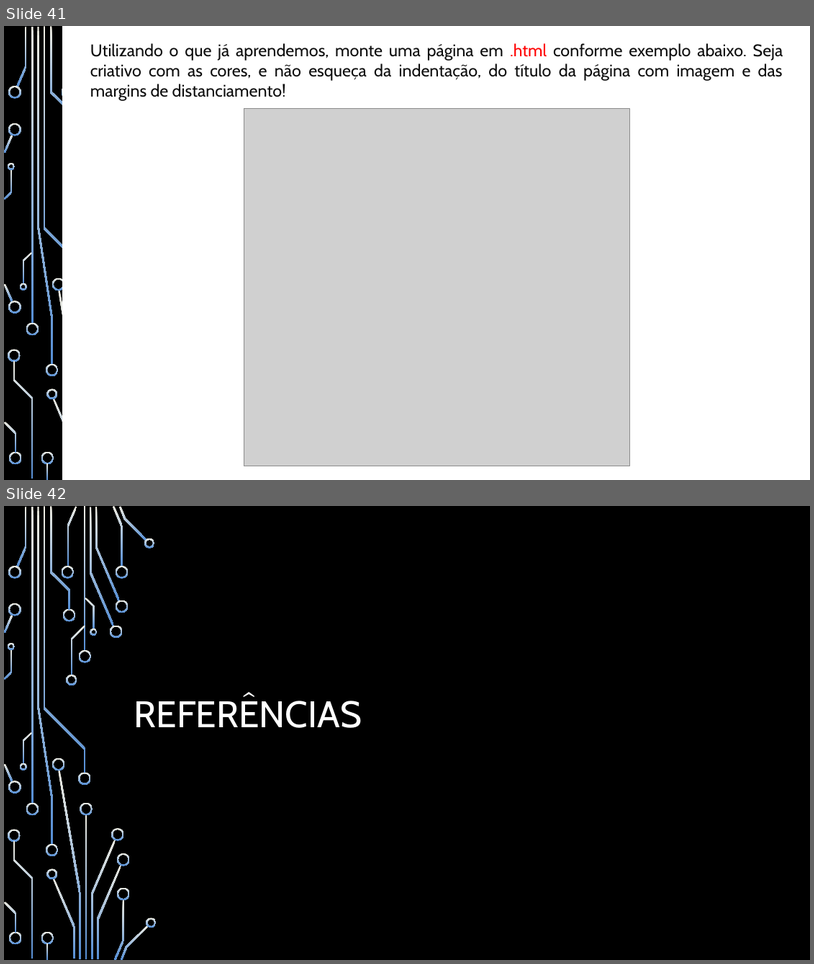
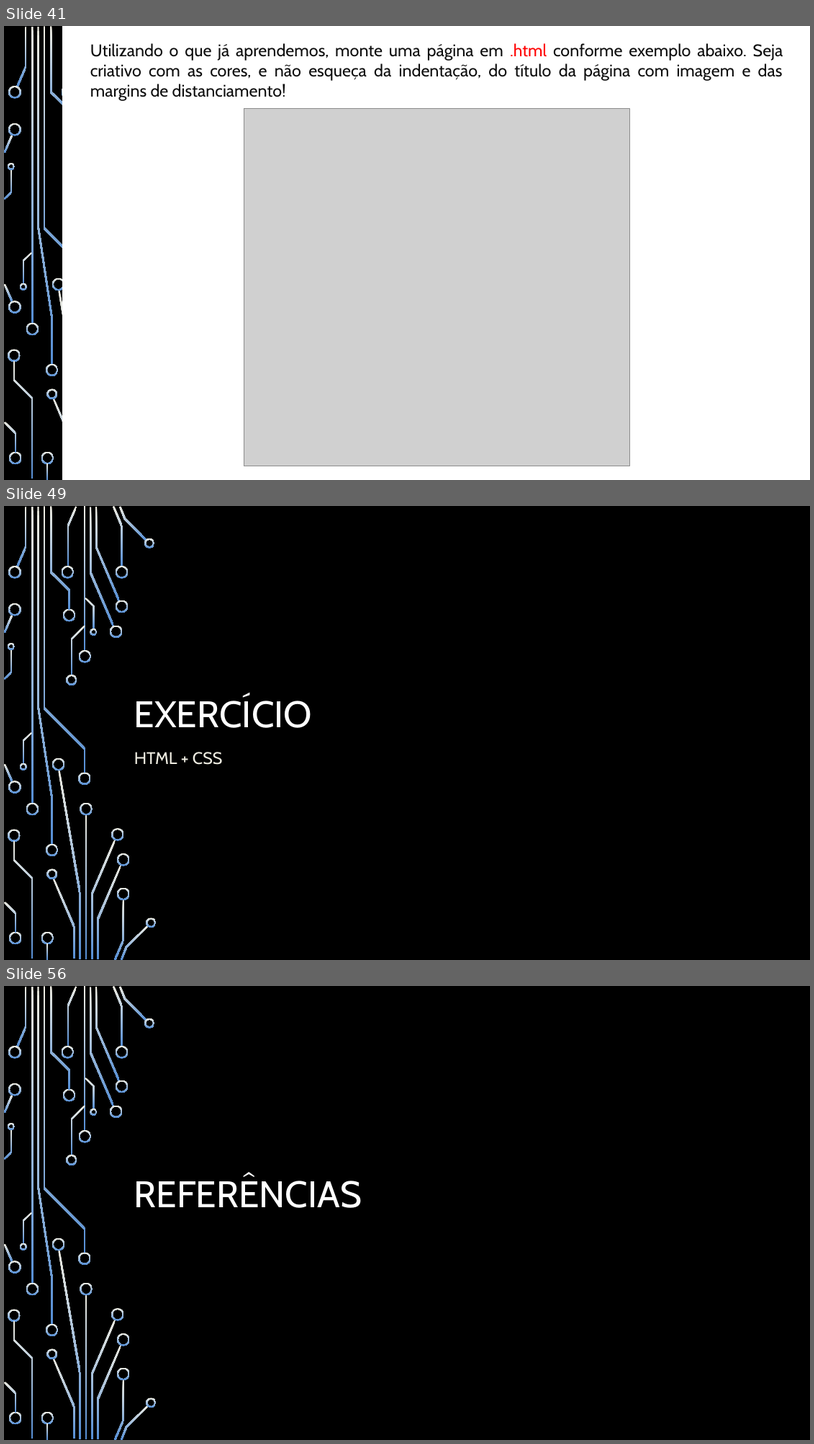
Before and after one commit to heitorsam/aulas_iep, a slide deck: documentos/Apostila - Desenvolvimento Web - IEP.pptx. Shown one above the other, each under a label of ours: slides 41 and 42 before the commit, slides 41, 49 and 56 after it; the slides between them are not shown. The pictures are 814x964 and 814x1444 pixels, drawn with LibreOffice and Linux fonts; fonts in the diff are those of the drawing; grey boxes stand for pictures; background and template pictures are left out. Boxes give left, top, right and bottom in pixels: in the first picture for what was removed or moved away, otherwise in the second. Text is boxed around its words. In the diff, an @@ line names an element or a change of style, - is before the commit and + after.

```diff
--- a/documentos/Apostila - Desenvolvimento Web - IEP.pptx
+++ b/documentos/Apostila - Desenvolvimento Web - IEP.pptx
@@ slide 49 added at [4,506,810,960], background picture (left out); not listed: 54 template elements that a slide beside it also shows @@
@@ title added at [134,696,312,728], 44 pt, text #FFFFFF @@
+EXERCÍCIO
@@ subtitle added at [134,752,223,764], 20 pt, text #EEECE1 @@
+HTML + CSS
@@ what was slide 42 is now slide 56 @@
```
Also in this commit, not shown: 2 slides changed, 13 other slides added, 10 other files.
